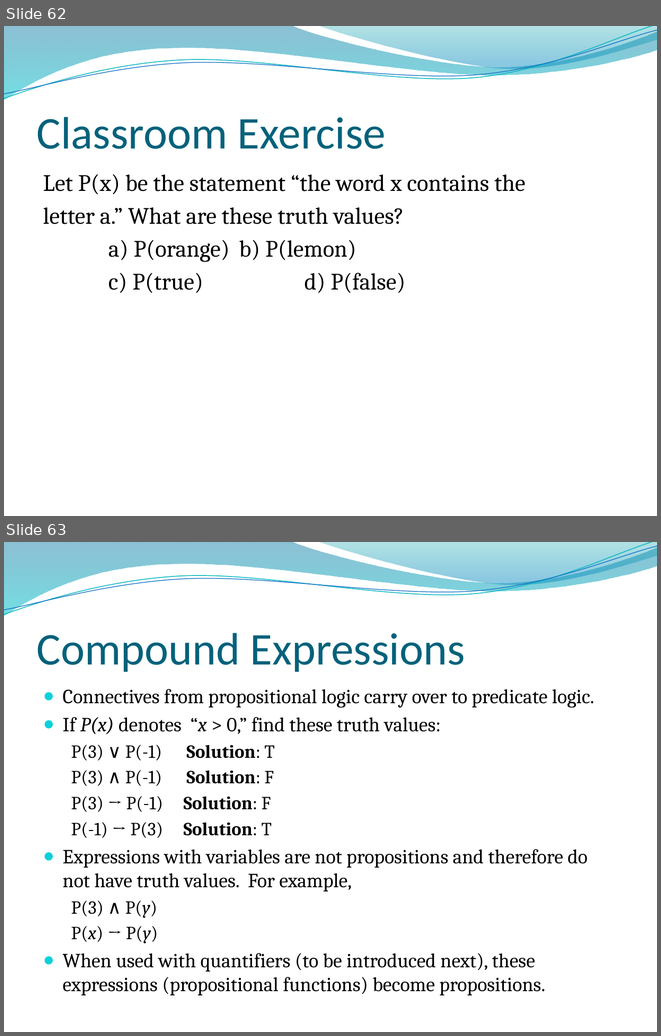
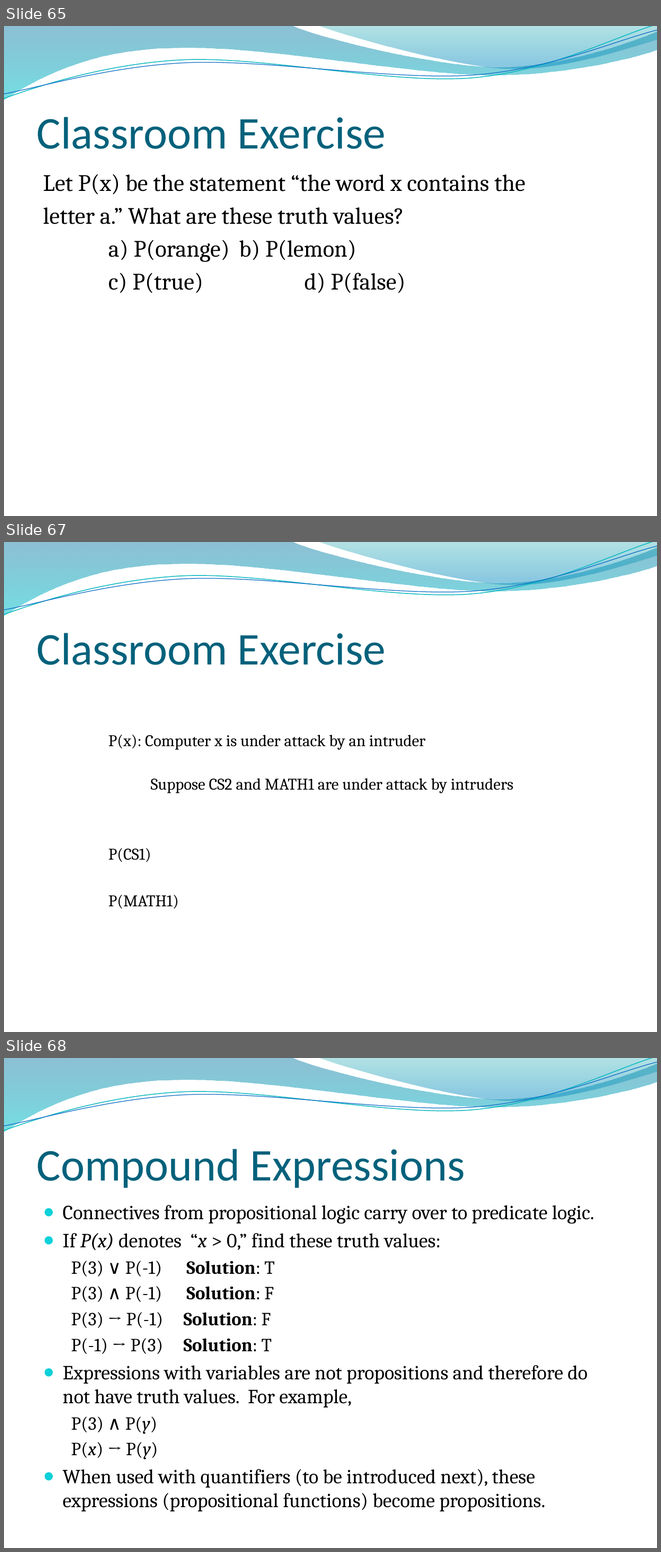
Before and after one commit to lin-chen-GA/lin-chen-GA.github.io, a slide deck: cs2620/slides/cs2620_notes1.pptx. Shown one above the other, each under a label of ours: slides 62 and 63 before the commit, slides 65, 67 and 68 after it; the slides between them are not shown. The pictures are 661x1036 and 661x1552 pixels, drawn with LibreOffice and Linux fonts; fonts in the diff are those of the drawing; background and template pictures are left out. Boxes give left, top, right and bottom in pixels: in the first picture for what was removed or moved away, otherwise in the second. Text is boxed around its words. In the diff, an @@ line names an element or a change of style, - is before the commit and + after.

```diff
--- a/cs2620/slides/cs2620_notes1.pptx
+++ b/cs2620/slides/cs2620_notes1.pptx
@@ slide 67 added at [4, 542, 657, 1032], background picture (left out); not listed: 4 template elements that a slide beside it also shows @@
@@ title added at [37, 633, 386, 665], 50 pt, text #04617B @@
+Classroom Exercise
@@ text added at [108, 734, 425, 750], 18 pt, text #000000 @@
+P(x): Computer x is under attack by an intruder
@@ text added at [151, 778, 513, 793], 18 pt, text #000000 @@
+Suppose CS2 and MATH1 are under attack by intruders
@@ text added at [108, 848, 151, 862], 18 pt, text #000000 @@
+P(CS1)
@@ text added at [108, 894, 179, 908], 18 pt, text #000000 @@
+P(MATH1)
@@ what was slide 62 is now slide 65 @@
@@ what was slide 63 is now slide 68 @@
```
Also in this commit, not shown: 7 slides changed, 9 other slides added, 2 other files.
